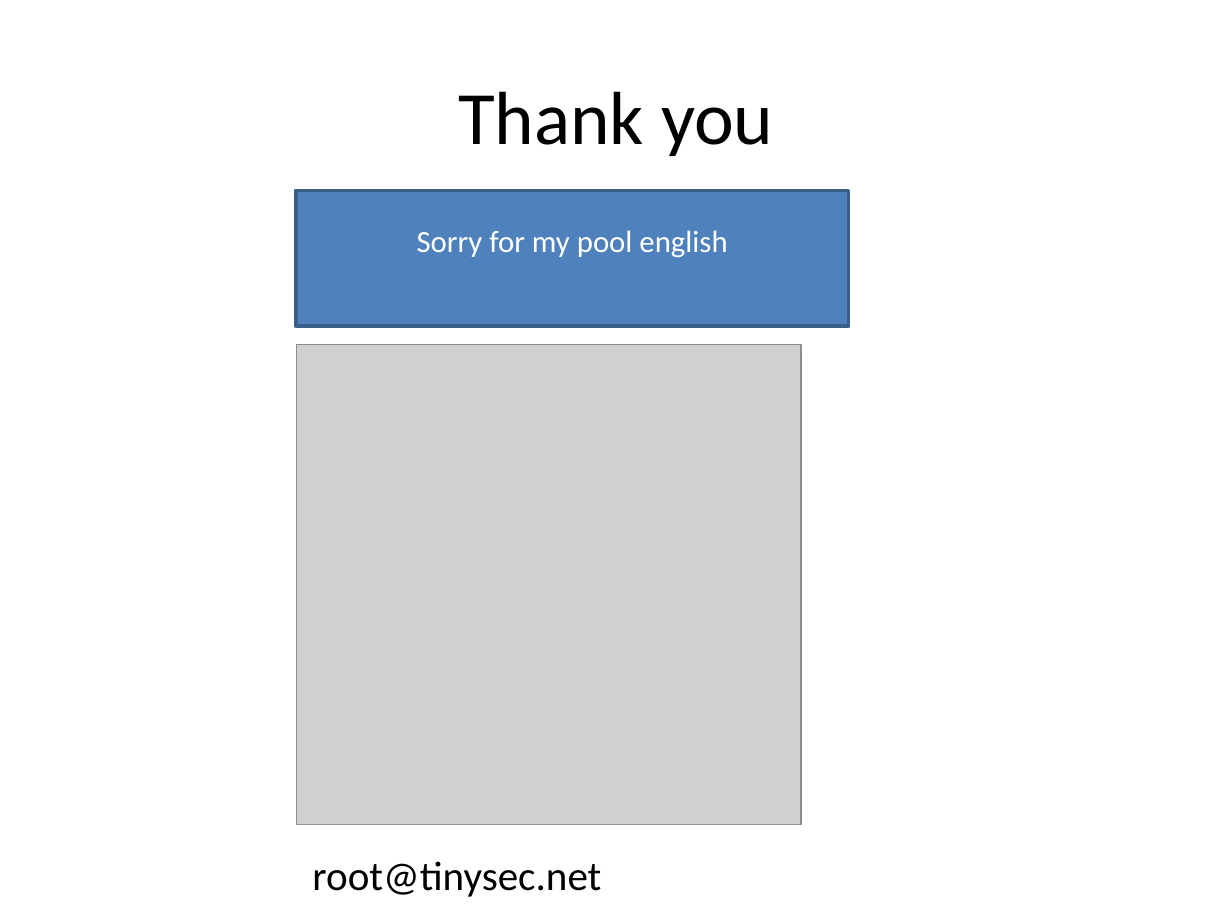
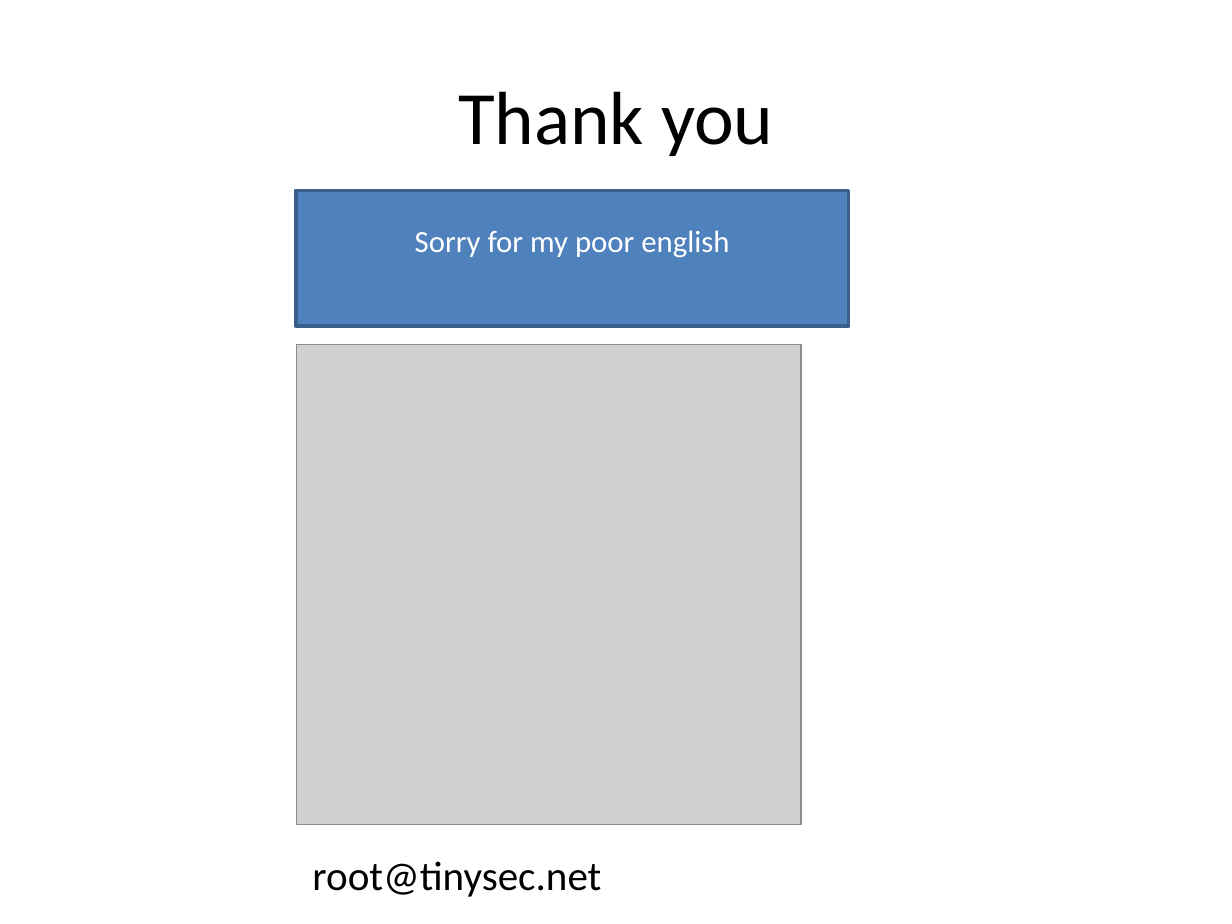
Before and after one commit to tinysec/public, a slide deck: slide 33 of FuzzWindowsKernelViaJavascript/JSkernelFuzzer.pptx. Drawn at 1232x924 pixels with LibreOffice and Linux fonts; fonts in the diff are those of the drawing; grey boxes stand for pictures. Boxes give left, top, right and bottom in pixels: in the first picture for what was removed or moved away, otherwise in the second. Text is boxed around its words. In the diff, an @@ line names an element or a change of style, - is before the commit and + after.

Commit message:
update

```diff
--- a/FuzzWindowsKernelViaJavascript/JSkernelFuzzer.pptx
+++ b/FuzzWindowsKernelViaJavascript/JSkernelFuzzer.pptx
@@ text in rectangle at box(415, 230, 729, 258): text changed @@
-Sorry for my pool english
+Sorry for my poor english
```
Also in this commit, not shown: 1 other slide changed.
